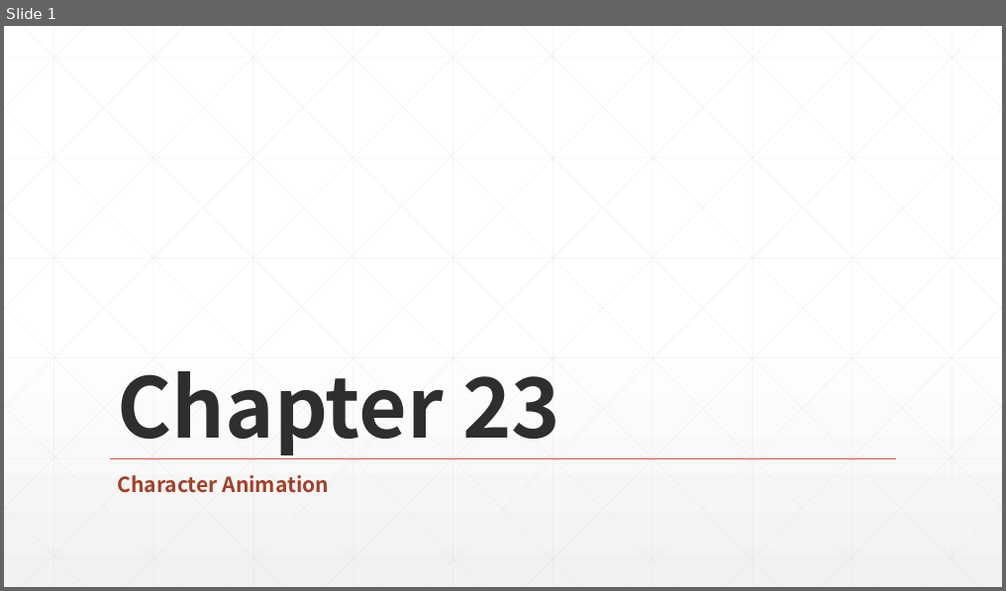
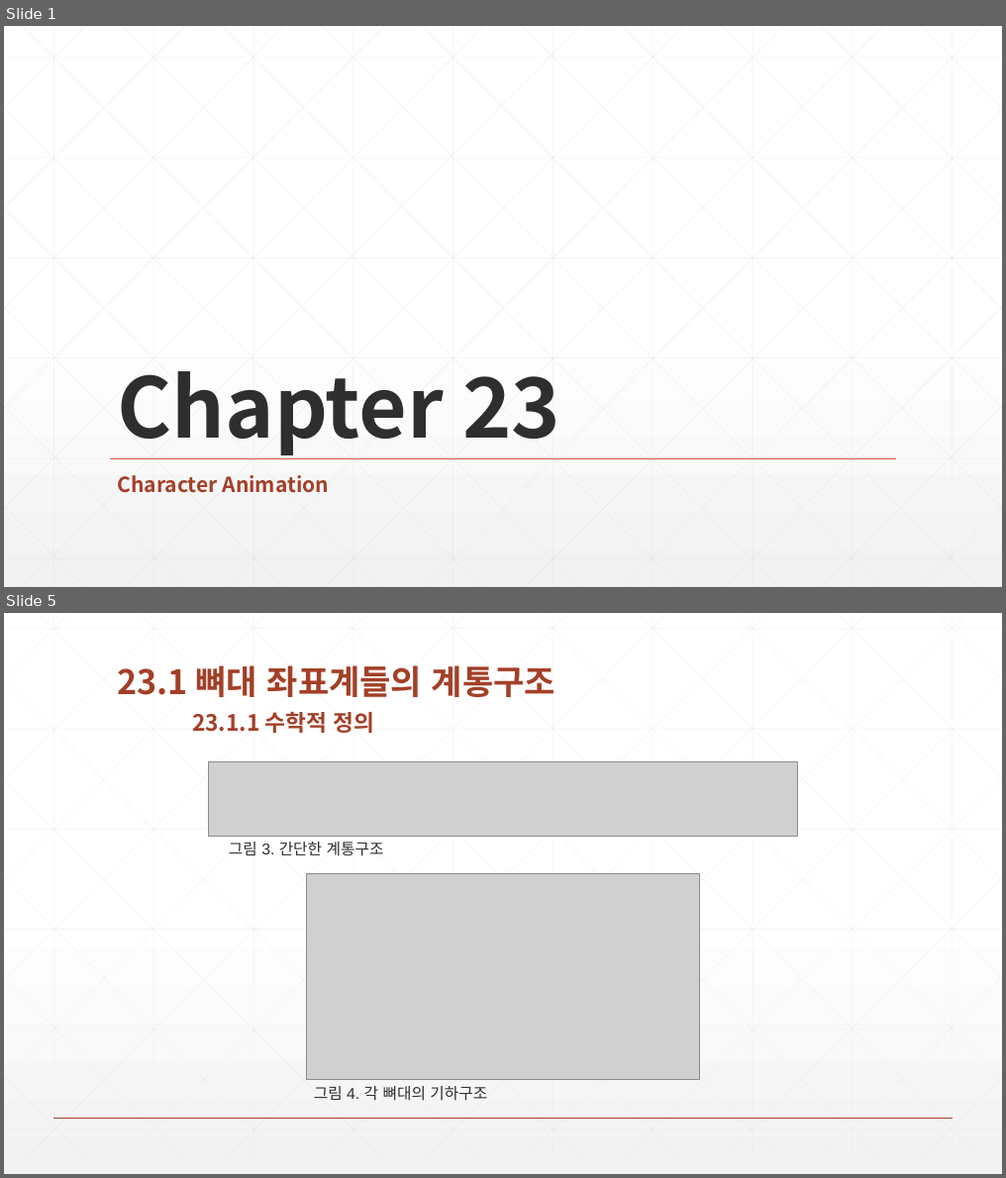
Before and after one commit to earthboom/CodingStudy, a slide deck: Common/Chapter 23 Character Animation.pptx. Shown one above the other, each under a label of ours: slide 1 before the commit, slides 1 and 5 after it; the slides between them are not shown. The pictures are 1006x591 and 1006x1178 pixels, drawn with LibreOffice and Linux fonts; fonts in the diff are those of the drawing; grey boxes stand for pictures. Boxes give left, top, right and bottom in pixels: in the first picture for what was removed or moved away, otherwise in the second. Text is boxed around its words. In the diff, an @@ line names an element or a change of style, - is before the commit and + after.

```diff
--- a/Common/Chapter 23 Character Animation.pptx
+++ b/Common/Chapter 23 Character Animation.pptx
@@ slide 5 added at bbox=[4, 613, 1002, 1174], background gradient #FFFFFF to #F2F2F2 @@
@@ title added at bbox=[118, 665, 555, 733], 32.4 pt, text #A43F27, bold @@
+23.1 뼈대 좌표계들의 계통구조
+23.1.1 수학적 정의
@@ picture added at bbox=[208, 761, 798, 836] @@
@@ text added at bbox=[229, 842, 384, 857], 15 pt, text #2D2E2D @@
+그림 3. 간단한 계통구조
@@ picture added at bbox=[307, 873, 699, 1080] @@
@@ text added at bbox=[314, 1086, 487, 1101], 15 pt, text #2D2E2D @@
+그림 4. 각 뼈대의 기하구조
@@ group added at bbox=[4, 613, 1002, 1158]: 46 lines @@
@@ line added from (54, 1118) to (952, 1118), #A43F27 1 pt @@
```
Also in this commit, not shown: 9 other slides added, 7 slides removed.
